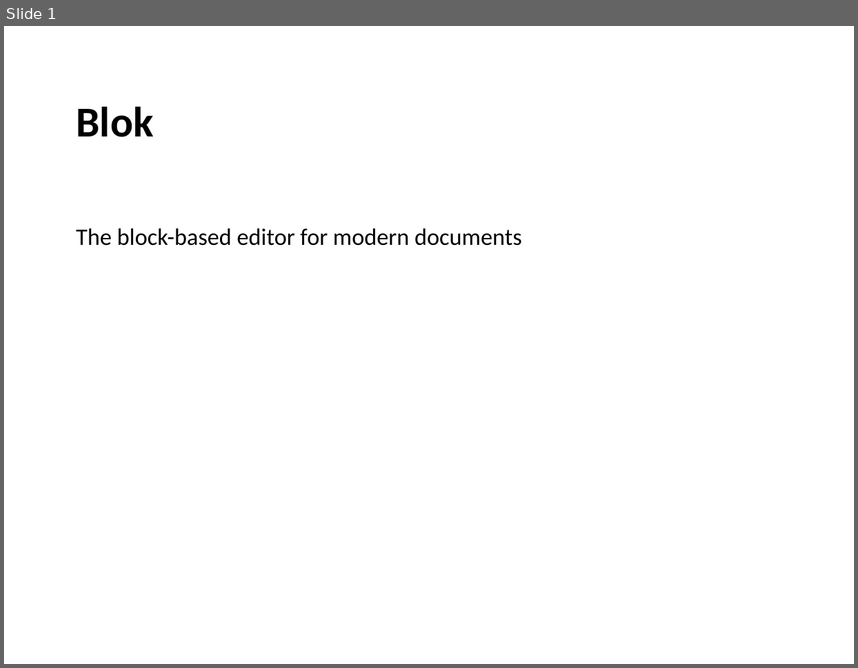
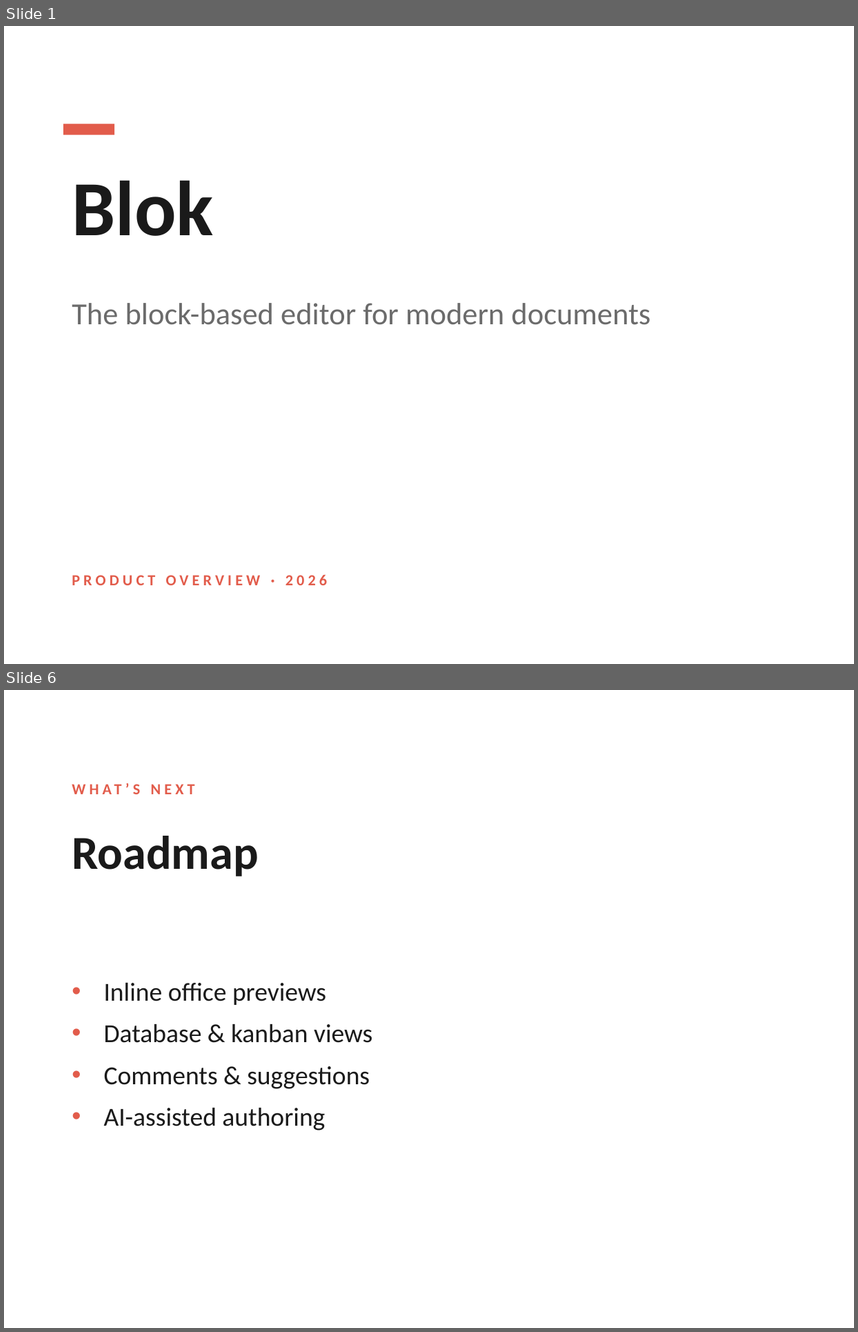
Before and after one commit to JackUait/blok, a slide deck: public/samples/pitch-deck.pptx. Shown one above the other, each under a label of ours: slide 1 before the commit, slides 1 and 6 after it; the slides between them are not shown. The pictures are 858x668 and 858x1332 pixels, drawn with LibreOffice and Linux fonts; fonts in the diff are those of the drawing. Boxes give left, top, right and bottom in pixels: in the first picture for what was removed or moved away, otherwise in the second. Text is boxed around its words. In the diff, an @@ line names an element or a change of style, - is before the commit and + after.

```diff
--- a/public/samples/pitch-deck.pptx
+++ b/public/samples/pitch-deck.pptx
@@ slide 6 added at [4,690,854,1328], background #FFFFFF @@
@@ text added at [133,784,141,794], 13 pt, text #E25C4B, bold @@
+WHAT’S NEXT
@@ text added at [72,836,258,876], 40 pt, text #1A1A1A, bold @@
+Roadmap
@@ text added at [104,983,372,1130], 22 pt, text #1A1A1A @@
+• Inline office previews
+• Database & kanban views
+• Comments & suggestions
+• AI-assisted authoring
@@ slide 1 changed as well @@
@@ rectangle added at [63,124,114,135], fill #E25C4B @@
@@ text "Blok": place and size @@
-text "Blok" at [76,106,153,137]
+text "Blok" at [72,180,214,236]
@@ text "Blok" at [72,180,214,236]: size 36 to 66 pt, text colour #000000 to #1A1A1A; more space between paragraphs @@
@@ text "The block-based editor for modern ...": place and size @@
-text "The block-based editor for modern ..." at [76,228,522,245]
+text "The block-based editor for modern ..." at [72,303,651,325]
@@ text "The block-based editor for modern ..." at [72,303,651,325]: size 20 to 26 pt, text colour #000000 to #6B6B6B; more space between paragraphs @@
@@ text added at [72,575,327,585], 13 pt, text #E25C4B, bold @@
+PRODUCT OVERVIEW · 2026
```
Also in this commit, not shown: 5 other slides added, 2 slides removed, 5 other files.
